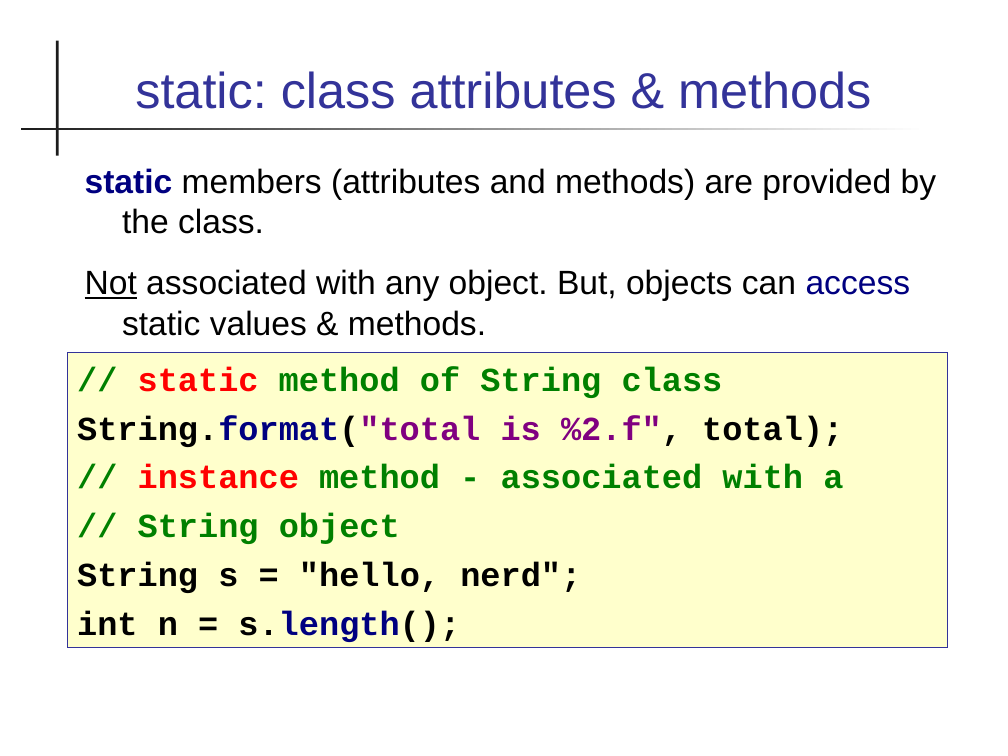
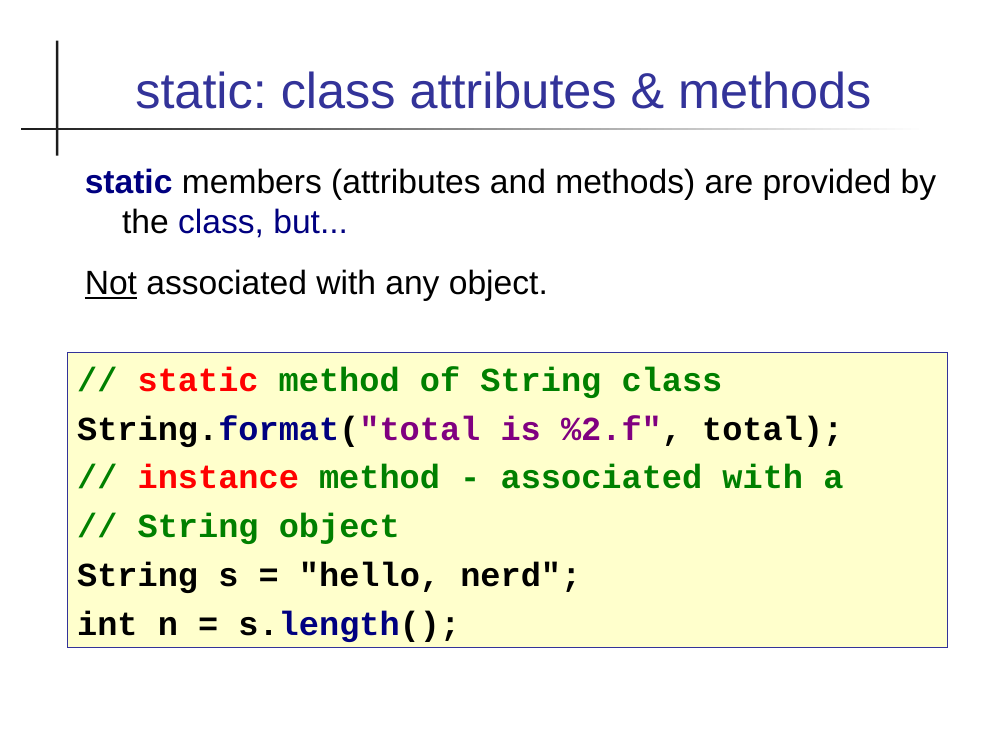
Before and after one commit to cpske/programming1, a slide deck: slide 33 of objects/2-Defining-Classes.ppt. Drawn at 1008x756 pixels with LibreOffice and Linux fonts; fonts in the diff are those of the drawing. Boxes give left, top, right and bottom in pixels: in the first picture for what was removed or moved away, otherwise in the second. Text is boxed around its words. In the diff, an @@ line names an element or a change of style, - is before the commit and + after.

Commit message:
minor update to objects slides

```diff
--- a/objects/2-Defining-Classes.ppt
+++ b/objects/2-Defining-Classes.ppt
@@ text at box(85, 168, 936, 301): text changed @@
-static members (attributes and methods) are provided by the class.
-Not associated with any object. But, objects can access static values & methods.
+static members (attributes and methods) are provided by the class, but...
+Not associated with any object.
```
Also in this commit, not shown: 4 other slides changed, 1 slide added, 4 other files.
